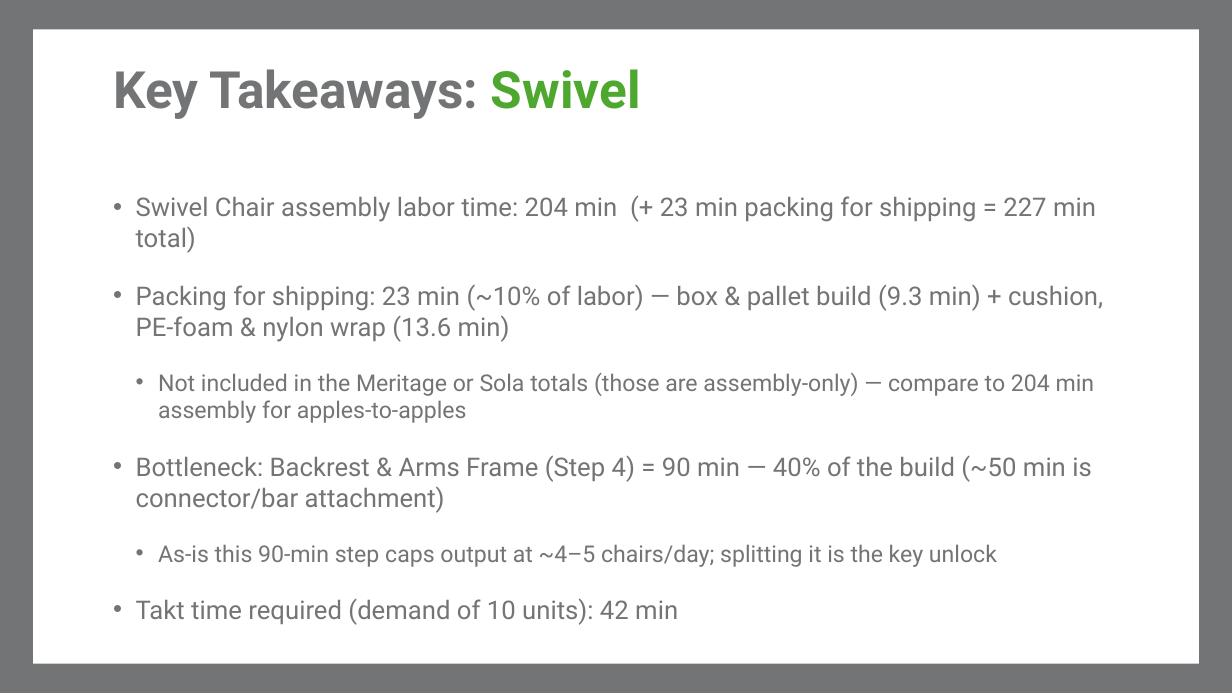
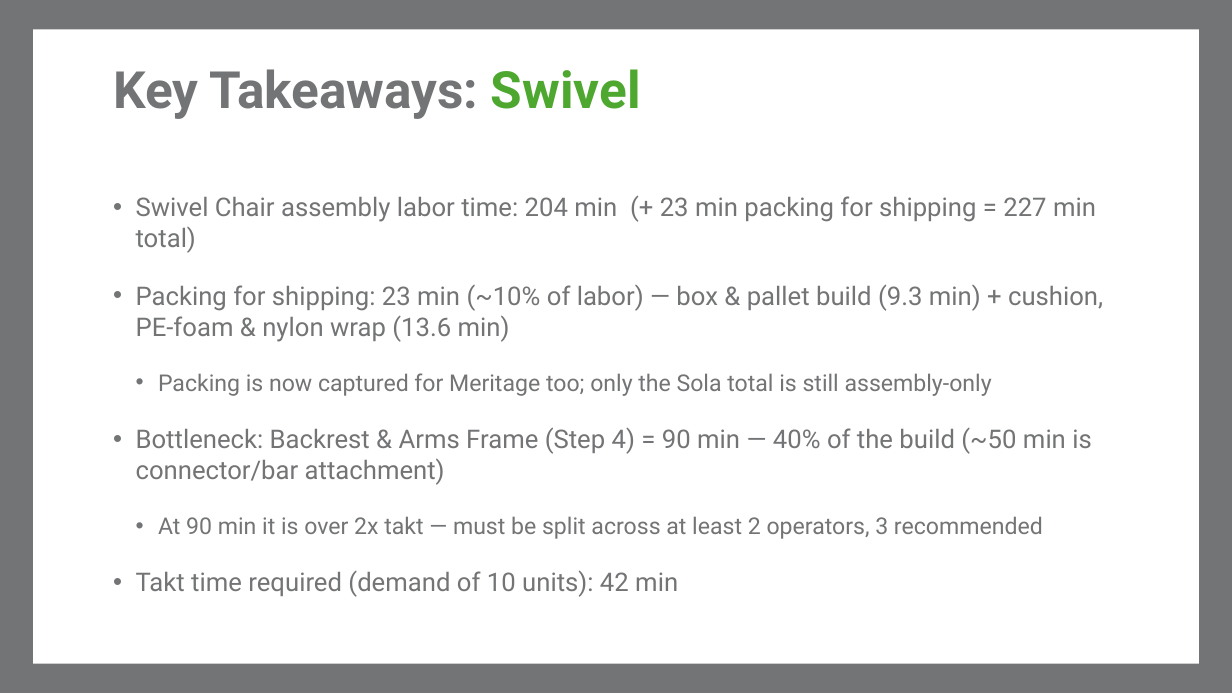
Before and after one commit to macokeefe/claude-code-system, a slide deck: slide 3 of standard-work/standalone/Meritage_3Seater_Standard_Work.pptx. Drawn at 1232x693 pixels with LibreOffice and Linux fonts; fonts in the diff are those of the drawing; background and template pictures are left out. Boxes give left, top, right and bottom in pixels: in the first picture for what was removed or moved away, otherwise in the second. Text is boxed around its words. In the diff, an @@ line names an element or a change of style, - is before the commit and + after.

```diff
--- a/standard-work/standalone/Meritage_3Seater_Standard_Work.pptx
+++ b/standard-work/standalone/Meritage_3Seater_Standard_Work.pptx
@@ text at box(158, 373, 992, 396): text changed @@
-  • Not included in the Meritage or Sola totals (those are assembly-only) — compare to 204 min assembly for apples-to-apples
+  • Packing is now captured for Meritage too; only the Sola total is still assembly-only
@@ text at box(158, 516, 1043, 539): text changed @@
-  • As-is this 90-min step caps output at ~4–5 chairs/day; splitting it is the key unlock
+  • At 90 min it is over 2x takt — must be split across at least 2 operators, 3 recommended
```
Also in this commit, not shown: 1 other slide changed.
